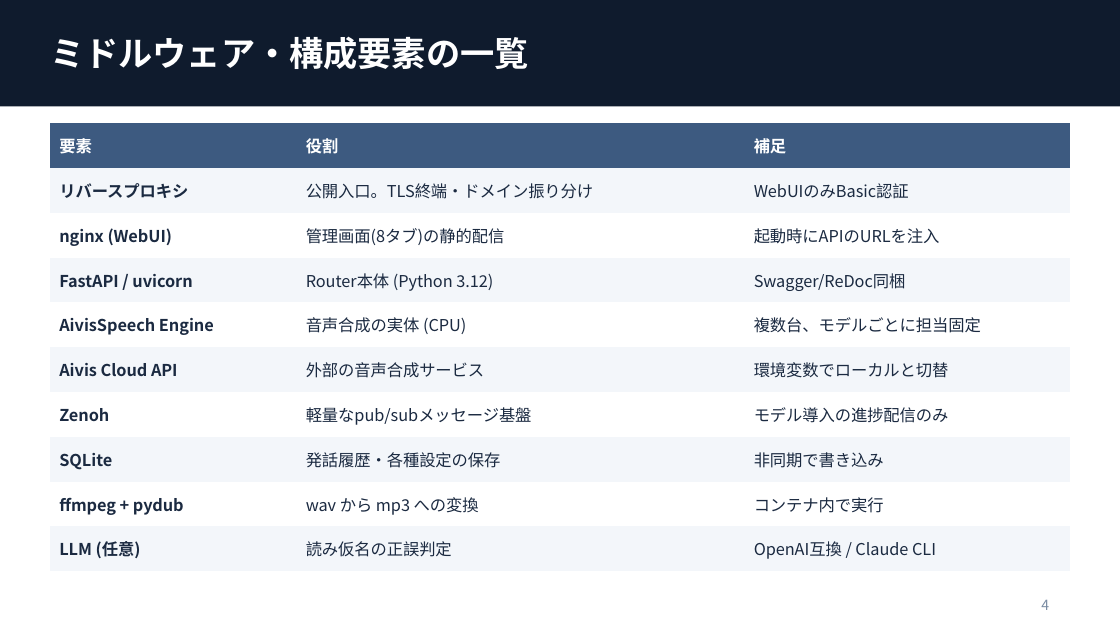
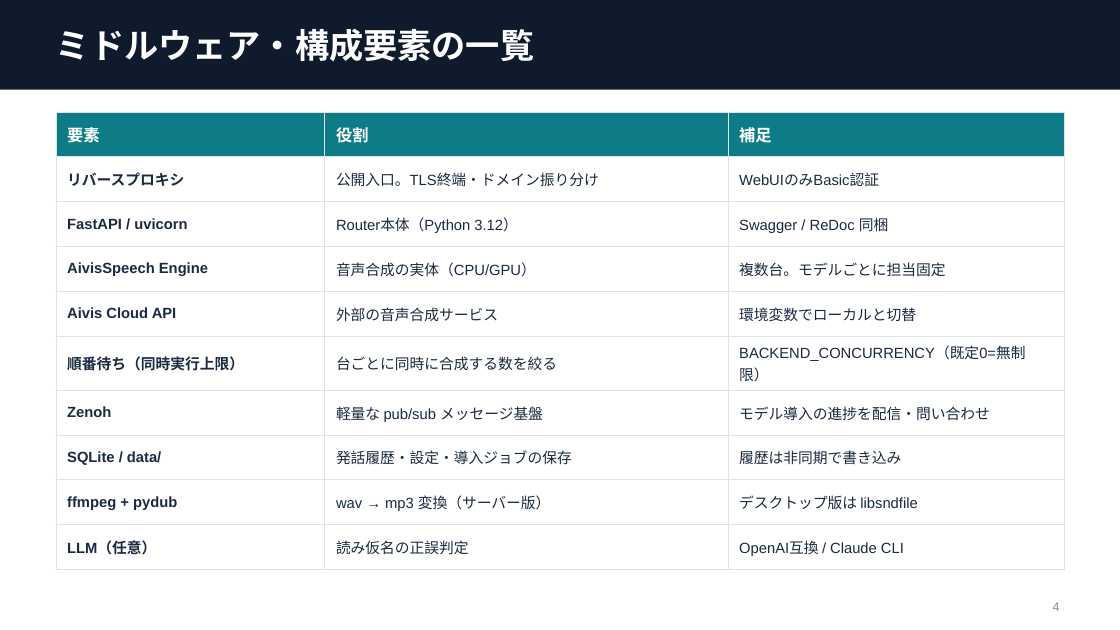
Before and after one commit to hit1023/hit-aivis-router, a slide deck: slide 4 of docs/aivis-router-architecture.pptx. Drawn at 1120x630 pixels with LibreOffice and Linux fonts; fonts in the diff are those of the drawing. Boxes give left, top, right and bottom in pixels: in the first picture for what was removed or moved away, otherwise in the second. Text is boxed around its words. In the diff, an @@ line names an element or a change of style, - is before the commit and + after.

```diff
--- a/docs/aivis-router-architecture.pptx
+++ b/docs/aivis-router-architecture.pptx
@@ rectangle resized from (x1=0, y1=0, x2=1120, y2=106) to (x1=0, y1=0, x2=1120, y2=90) @@
@@ text "ミドルウェア・構成要素の一覧" at (x1=56, y1=28, x2=534, y2=61): font Noto Sans CJK JP to Arial @@
@@ table at (x1=56, y1=112, x2=1064, y2=560) @@
-row 3: nginx (WebUI) | 管理画面(8タブ)の静的配信 | 起動時にAPIのURLを注入
-row 4: FastAPI / uvicorn | Router本体 (Python 3.12) | Swagger/ReDoc同梱
-row 5: AivisSpeech Engine | 音声合成の実体 (CPU) | 複数台、モデルごとに担当固定
+row 3: FastAPI / uvicorn | Router本体（Python 3.12） | Swagger / ReDoc 同梱
+row 4: AivisSpeech Engine | 音声合成の実体（CPU/GPU） | 複数台。モデルごとに担当固定
-row 7: Zenoh | 軽量なpub/subメッセージ基盤 | モデル導入の進捗配信のみ
-row 8: SQLite | 発話履歴・各種設定の保存 | 非同期で書き込み
-row 9: ffmpeg + pydub | wav から mp3 への変換 | コンテナ内で実行
-row 10: LLM (任意) | 読み仮名の正誤判定 | OpenAI互換 / Claude CLI
+row 6: 順番待ち（同時実行上限） | 台ごとに同時に合成する数を絞る | BACKEND_CONCURRENCY（既定0=無制限）
+row 7: Zenoh | 軽量な pub/sub メッセージ基盤 | モデル導入の進捗を配信・問い合わせ
+row 8: SQLite / data/ | 発話履歴・設定・導入ジョブの保存 | 履歴は非同期で書き込み
+row 9: ffmpeg + pydub | wav → mp3 変換（サーバー版） | デスクトップ版は libsndfile
+row 10: LLM（任意） | 読み仮名の正誤判定 | OpenAI互換 / Claude CLI
@@ fill #3D5A80 to #0E7C86 in row 1 @@
@@ fill #F3F6FA to #FFFFFF in 15 cells @@
@@ font Noto Sans CJK JP to Arial in "要素", "役割", "補足", "リバースプロキシ" and 6 more places @@
@@ size 10.5 to 9.5 pt in "リバースプロキシ", "公開入口。TLS終端・ドメイン振り分け", "WebUIのみBasic認証", "Zenoh" and 3 more places @@
@@ borders changed @@
@@ table resized from (x1=50, y1=123, x2=1070, y2=563) to (x1=56, y1=112, x2=1064, y2=560) @@
@@ page number moved from (x1=1041, y1=600, x2=1049, y2=610) to (x1=1053, y1=602, x2=1060, y2=611) @@
@@ page number at (x1=1053, y1=602, x2=1060, y2=611): size 9 to 8 pt, font Noto Sans CJK JP to Arial @@
```
Also in this commit, not shown: 10 other slides changed, 5 slides added, 1 slide removed, 1 other file.
